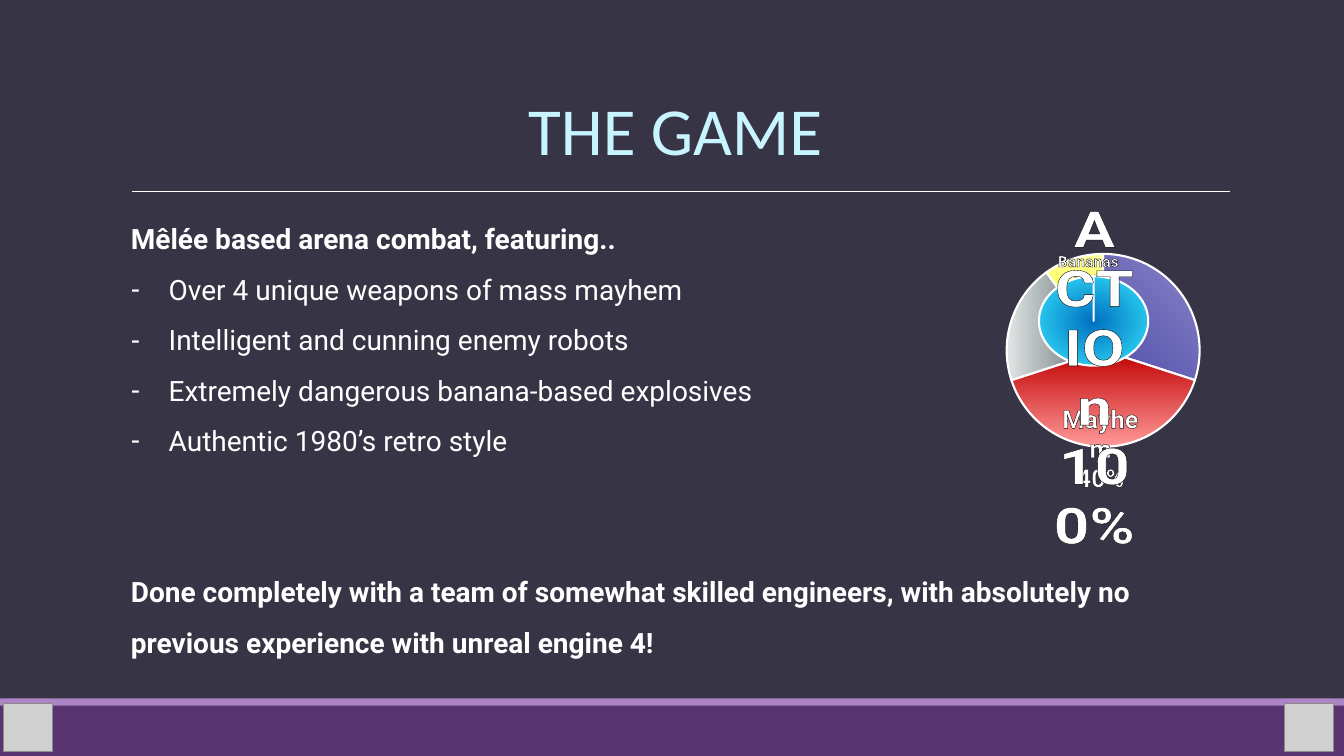
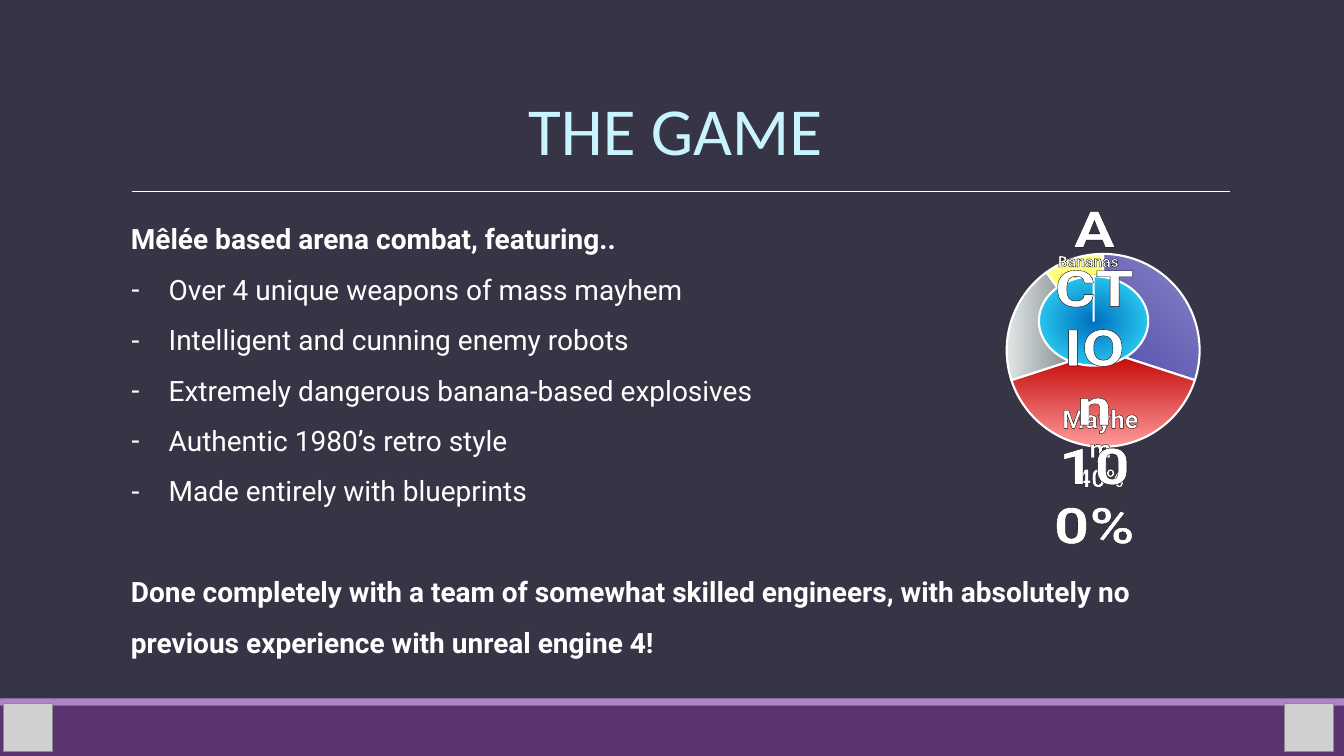
Before and after one commit to Kesisto/MayhemPunch, a slide deck: slide 3 of MayhemPunch_Presentation.pptx. Drawn at 1344x756 pixels with LibreOffice and Linux fonts; fonts in the diff are those of the drawing; grey boxes stand for pictures; background and template pictures are left out. Boxes give left, top, right and bottom in pixels: in the first picture for what was removed or moved away, otherwise in the second. Text is boxed around its words. In the diff, an @@ line names an element or a change of style, - is before the commit and + after.

```diff
--- a/MayhemPunch_Presentation.pptx
+++ b/MayhemPunch_Presentation.pptx
@@ text at (x1=169, y1=480, x2=527, y2=507): paragraph added @@
+– Made entirely with blueprints
```
Also in this commit, not shown: 1 other slide changed.
